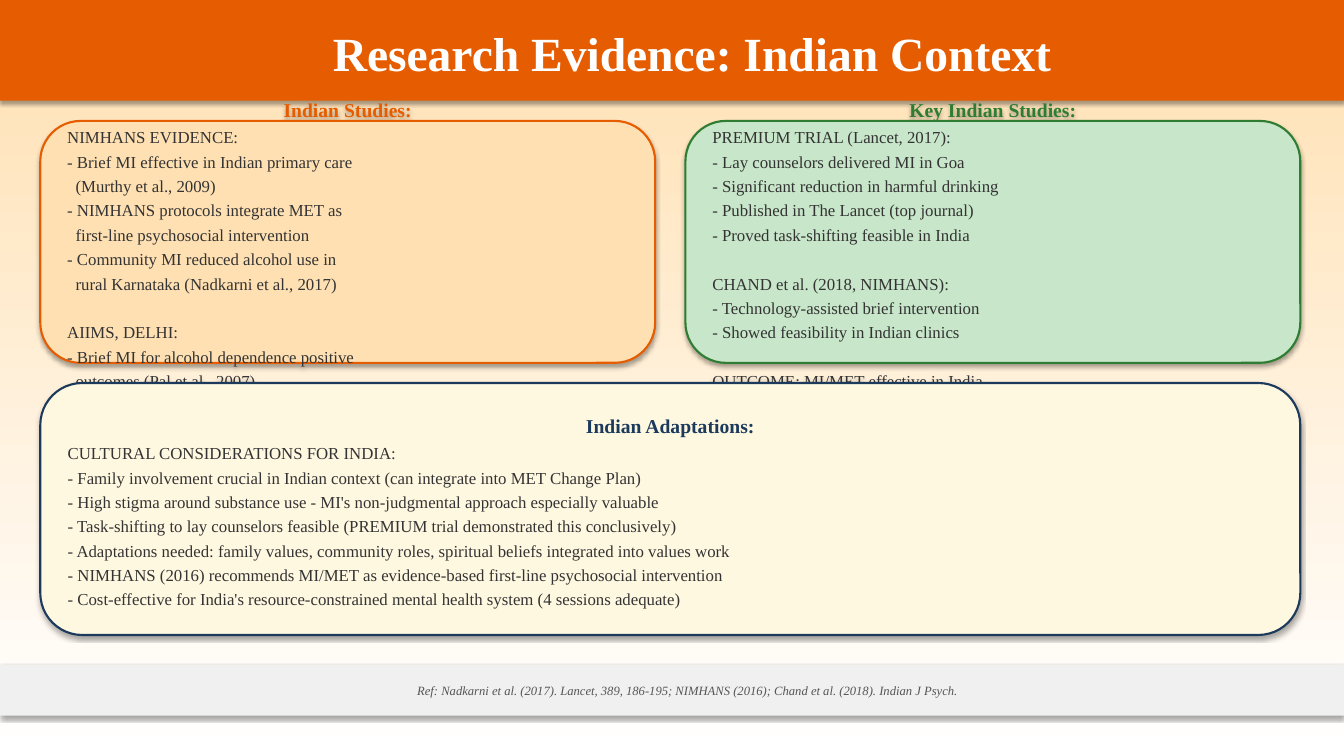
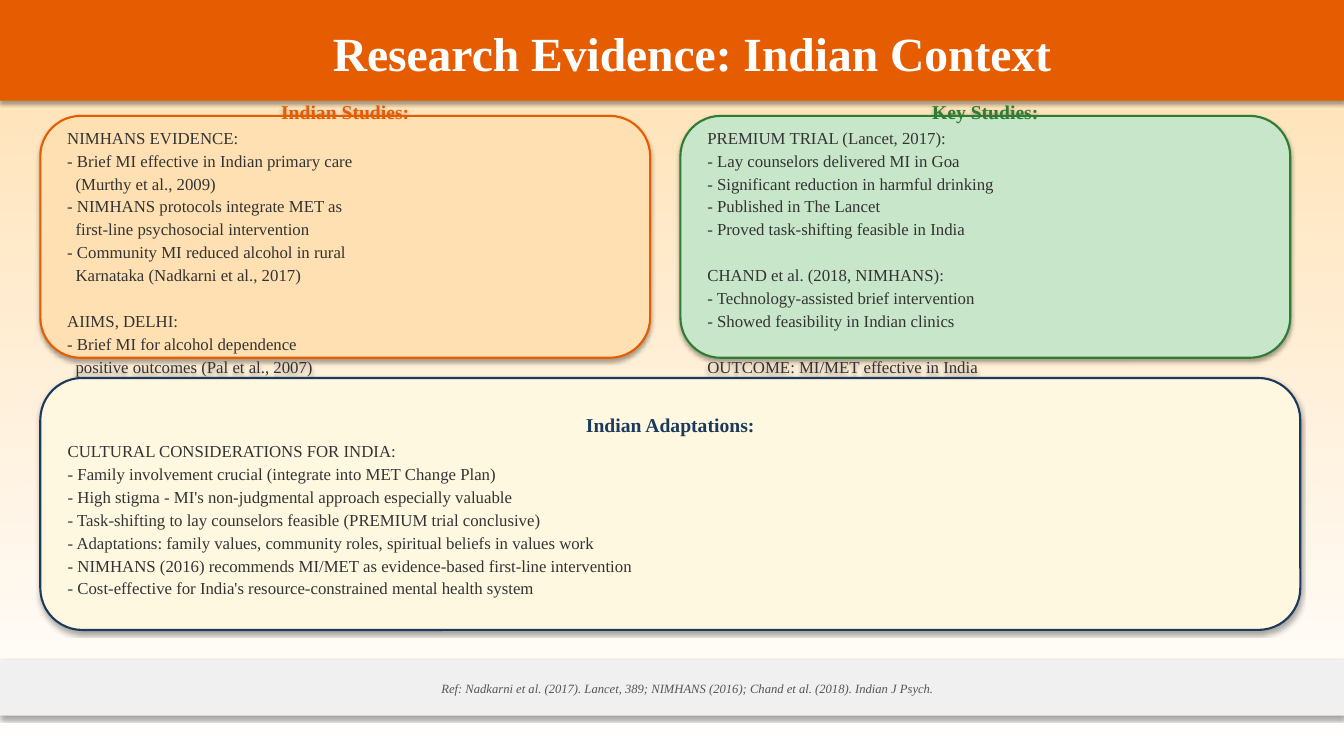
Before and after one commit to tejasdangodra786-byte/Dango-kiro, a slide deck: slide 64 of MET_Comprehensive_Presentation.pptx (slide 61 before the commit). Drawn at 1344x756 pixels with LibreOffice and Linux fonts; fonts in the diff are those of the drawing. Boxes give left, top, right and bottom in pixels: in the first picture for what was removed or moved away, otherwise in the second. Text is boxed around its words. In the diff, an @@ line names an element or a change of style, - is before the commit and + after.

Commit message:
MET Presentation v4.2: 79 slides - fixed overlaps + new sections
- FIXED: Strict zone layout (Title 0-1.0, Content 1.15-6.4, Ref 6.55-7.1) - NO overlaps
- KEPT: All original v4 content (62 slides worth of content preserved)
- ADDED: Section 8 - Comparison with Other Therapies (MET vs CBT, 12-Step, table)
- ADDED: Family & Caregiver involvement (CRAFT, stepped care, psychoeducation)
- ADDED: MET as pretreatment enhancer research
- ADDED: Section 9 - Comorbid Psychiatric Disorders (PD, Depression, Anxiety/PTSD, Bipolar, Psychosis, ADHD, ED)
- ADDED: Summary table of all adaptations
- ADDED: Cultural adaptations for India
- ADDED: Medication adherence using MI
- ADDED: Training & supervision guidelines
- ADDED: Limitations & when MET is insufficient
- ADDED: Evidence table by population
- ADDED: Therapist skills checklist
- ADDED: Ethical considerations
- 79 slides total (~80 as requested)
- References on every slide from research

```diff
--- a/MET_Comprehensive_Presentation.pptx
+++ b/MET_Comprehensive_Presentation.pptx
@@ rounded rectangle "Indian Studies:": place and size @@
-rounded rectangle "Indian Studies:" at (40,121,655,363)
+rounded rectangle "Indian Studies:" at (40,116,650,358)
@@ text in rounded rectangle at (67,105,410,330): less space between paragraphs @@
@@ rounded rectangle "Key Studies:": place and size @@
-rounded rectangle "Key Studies:" at (686,121,1301,363)
+rounded rectangle "Key Studies:" at (681,116,1291,358)
@@ text in rounded rectangle at (932,105,1039,123): text changed @@
-Key Indian Studies:
+Key Studies:
@@ text in rounded rectangle at (707,132,994,378): less space between paragraphs @@
@@ text in rounded rectangle at (717,200,881,212): text changed @@
-- Published in The Lancet (top journal)
+- Published in The Lancet
@@ text in rounded rectangle at (76,246,346,285): text changed @@
-- Community MI reduced alcohol use in
-rural Karnataka (Nadkarni et al., 2017)
+- Community MI reduced alcohol in rural
+Karnataka (Nadkarni et al., 2017)
@@ text in rounded rectangle at (76,338,312,378): text changed @@
-- Brief MI for alcohol dependence positive
-outcomes (Pal et al., 2007)
+- Brief MI for alcohol dependence
+positive outcomes (Pal et al., 2007)
@@ rounded rectangle "Indian Adaptations:": place and size @@
-rounded rectangle "Indian Adaptations:" at (40,383,1301,635)
+rounded rectangle "Indian Adaptations:" at (40,378,1301,630)
@@ text in rounded rectangle at (68,418,754,457): less space between paragraphs @@
@@ text in rounded rectangle at (77,468,632,598): text changed @@
-- Family involvement crucial in Indian context (can integrate into MET Change Plan)
-- High stigma around substance use - MI's non-judgmental approach especially valuable
-- Task-shifting to lay counselors feasible (PREMIUM trial demonstrated this conclusively)
-- Adaptations needed: family values, community roles, spiritual beliefs integrated into values work
-- NIMHANS (2016) recommends MI/MET as evidence-based first-line psychosocial intervention
-- Cost-effective for India's resource-constrained mental health system (4 sessions adequate)
+- Family involvement crucial (integrate into MET Change Plan)
+- High stigma - MI's non-judgmental approach especially valuable
+- Task-shifting to lay counselors feasible (PREMIUM trial conclusive)
+- Adaptations: family values, community roles, spiritual beliefs in values work
+- NIMHANS (2016) recommends MI/MET as evidence-based first-line intervention
+- Cost-effective for India's resource-constrained mental health system
@@ rectangle "Ref: Nadkarni et al. (2017). ...": place and size @@
-rectangle "Ref: Nadkarni et al. (2017). ..." at (0,665,1344,716)
+rectangle "Ref: Nadkarni et al. (2017). ..." at (0,660,1344,716)
@@ text in rectangle at (441,684,933,696): text changed @@
-Ref: Nadkarni et al. (2017). Lancet, 389, 186-195; NIMHANS (2016); Chand et al. (2018). Indian J Psych.
+Ref: Nadkarni et al. (2017). Lancet, 389; NIMHANS (2016); Chand et al. (2018). Indian J Psych.
```
Also in this commit, not shown: 53 other slides changed, 16 slides added, 2 slides removed, 1 other file.
